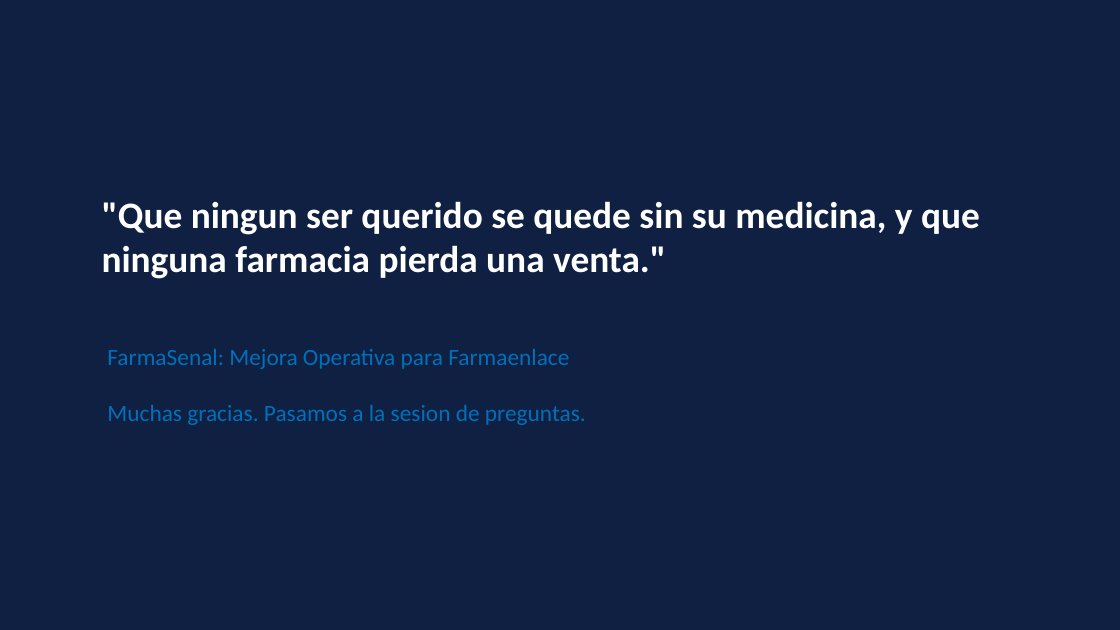
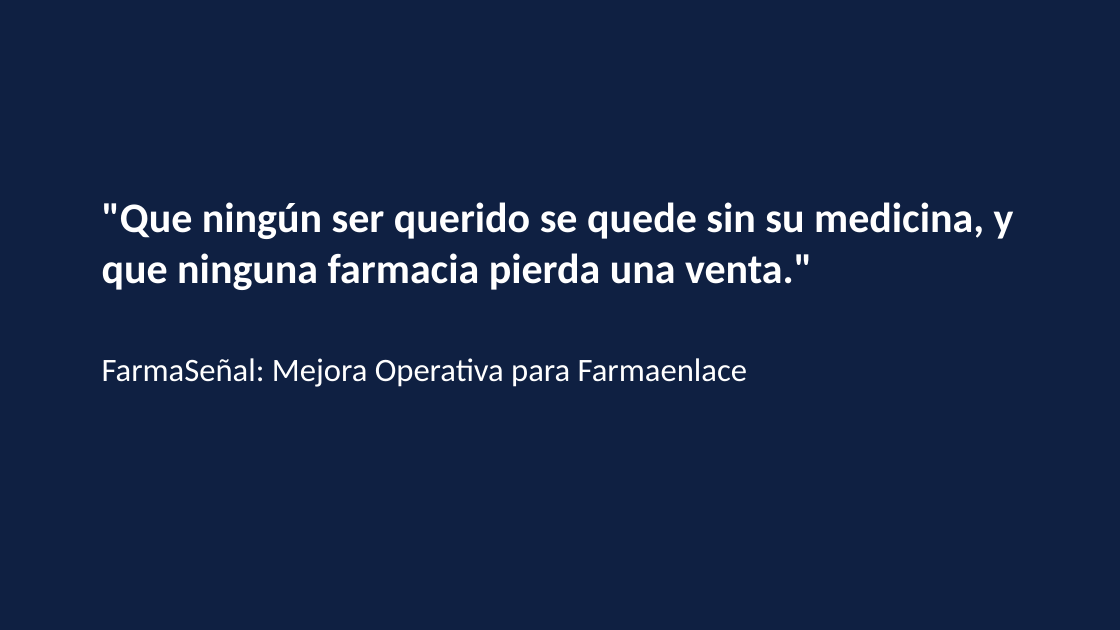
Before and after one commit to alfonso1031/Hackathon-ConnectatVentures-2026-Los21Pilotos, a slide deck: slide 6 of docs/FarmaSenal_Pitch_Presentacion.pptx. Drawn at 1120x630 pixels with LibreOffice and Linux fonts; fonts in the diff are those of the drawing. Boxes give left, top, right and bottom in pixels: in the first picture for what was removed or moved away, otherwise in the second. Text is boxed around its words. In the diff, an @@ line names an element or a change of style, - is before the commit and + after.

```diff
--- a/docs/FarmaSenal_Pitch_Presentacion.pptx
+++ b/docs/FarmaSenal_Pitch_Presentacion.pptx
@@ text at box(102, 202, 1014, 290): text changed; size 32 to 36 pt @@
-"Que ningun ser querido se quede sin su medicina, y que ninguna farmacia pierda una venta."
+"Que ningún ser querido se quede sin su medicina, y que ninguna farmacia pierda una venta."
@@ text at box(102, 358, 747, 387): text changed; size 20 to 28 pt; text colour #0070BA to #FFFFFF @@
-FarmaSenal: Mejora Operativa para Farmaenlace
-Muchas gracias. Pasamos a la sesion de preguntas.
+FarmaSeñal: Mejora Operativa para Farmaenlace
```
Also in this commit, not shown: 5 other slides changed.
